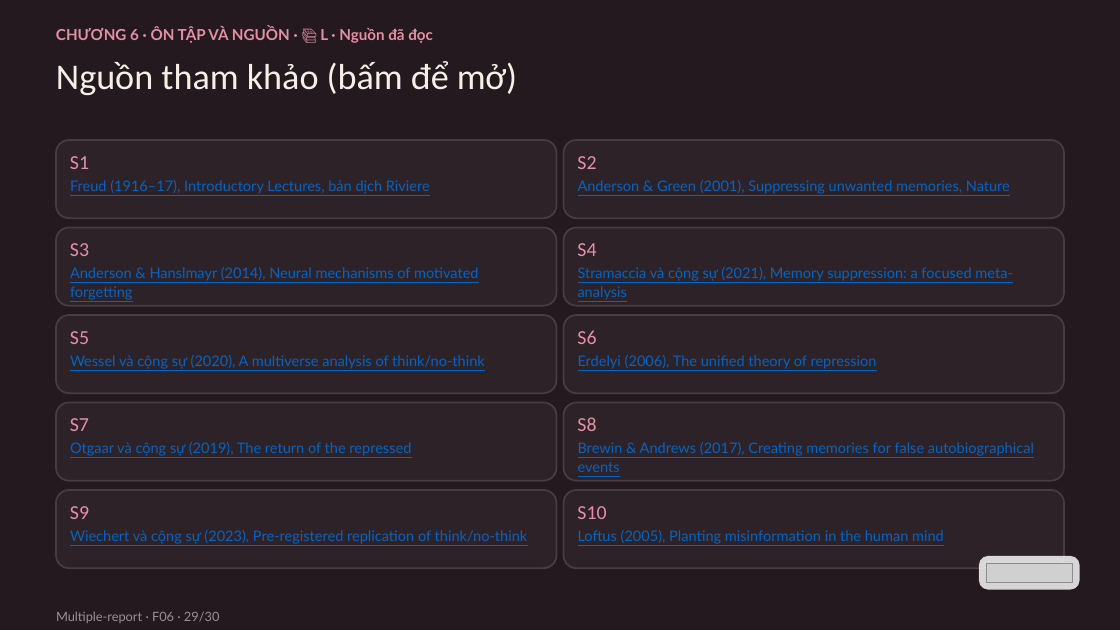
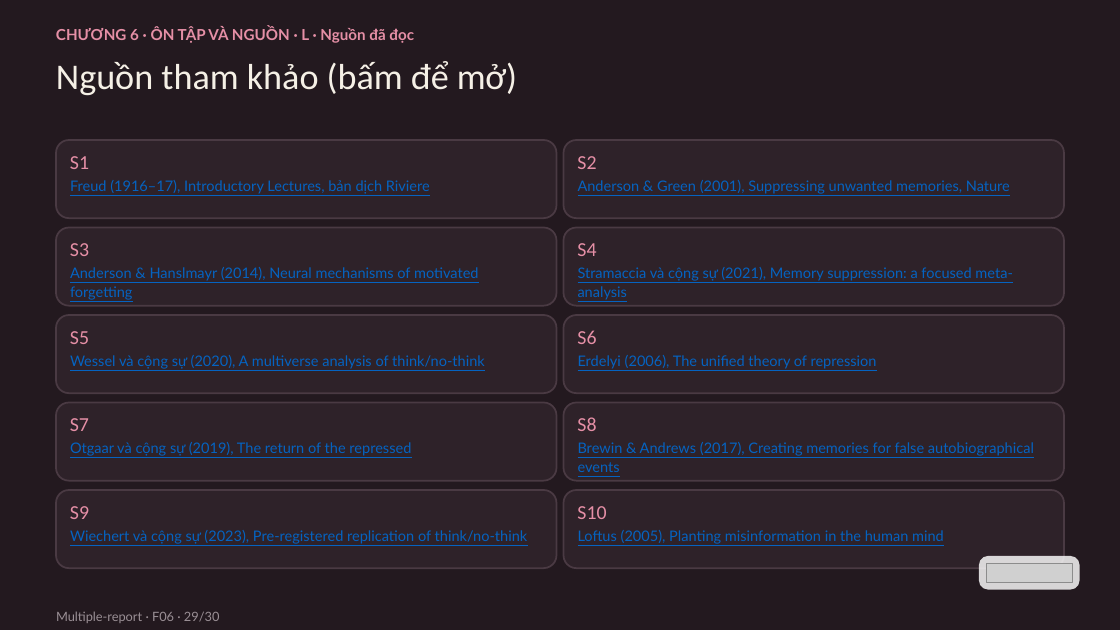
Before and after one commit to vohoailinh90/Multiple-report, a slide deck: slide 29 of psychology-knowledge/01-Sigmund-Freud/visuals/f06.pptx. Drawn at 1120x630 pixels with LibreOffice and Linux fonts; fonts in the diff are those of the drawing; grey boxes stand for pictures. Boxes give left, top, right and bottom in pixels: in the first picture for what was removed or moved away, otherwise in the second. Text is boxed around its words. In the diff, an @@ line names an element or a change of style, - is before the commit and + after.

```diff
--- a/psychology-knowledge/01-Sigmund-Freud/visuals/f06.pptx
+++ b/psychology-knowledge/01-Sigmund-Freud/visuals/f06.pptx
@@ text at [56,27,414,43]: text changed @@
-CHƯƠNG 6 · ÔN TẬP VÀ NGUỒN · 📚 L · Nguồn đã đọc
+CHƯƠNG 6 · ÔN TẬP VÀ NGUỒN · L · Nguồn đã đọc
```
Also in this commit, not shown: 27 other slides changed, 5 other files.
